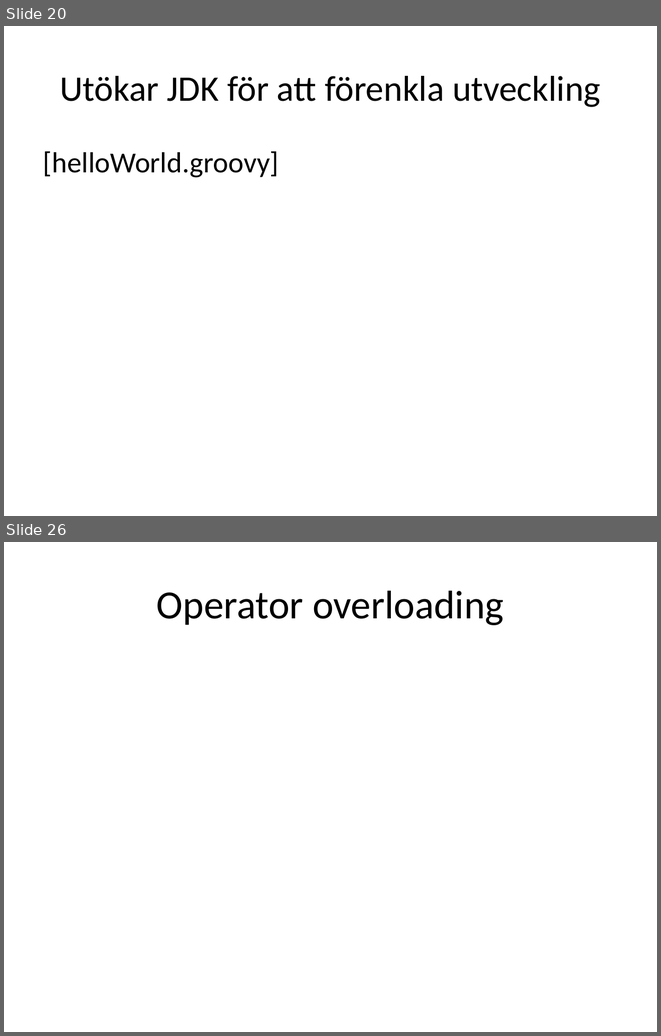
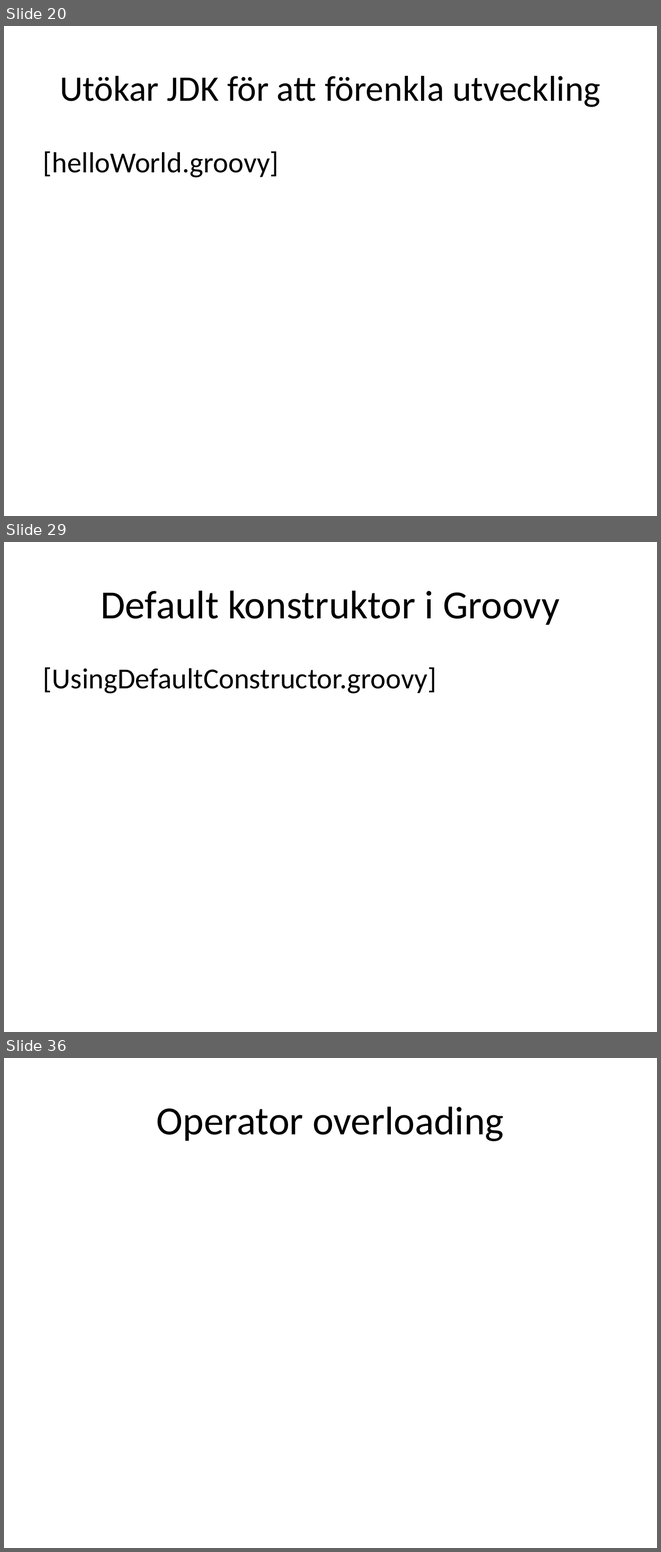
Before and after one commit to me97esn/groovyseminarium, a slide deck: groovyseminarie/dokument/groovyseminarium_source.pptx. Shown one above the other, each under a label of ours: slides 20 and 26 before the commit, slides 20, 29 and 36 after it; the slides between them are not shown. The pictures are 661x1036 and 661x1552 pixels, drawn with LibreOffice and Linux fonts; fonts in the diff are those of the drawing. Boxes give left, top, right and bottom in pixels: in the first picture for what was removed or moved away, otherwise in the second. Text is boxed around its words. In the diff, an @@ line names an element or a change of style, - is before the commit and + after.

```diff
--- a/groovyseminarie/dokument/groovyseminarium_source.pptx
+++ b/groovyseminarie/dokument/groovyseminarium_source.pptx
@@ slide 29 added at (4, 542, 657, 1032), background #FFFFFF @@
@@ title added at (101, 590, 559, 625), 44 pt, text #000000 @@
+Default konstruktor i Groovy
@@ text added at (43, 667, 436, 694), 32 pt, text #000000 @@
+[UsingDefaultConstructor.groovy]
@@ what was slide 26 is now slide 36 @@
```
Also in this commit, not shown: 6 slides changed, 8 other slides added, 6 other files.
